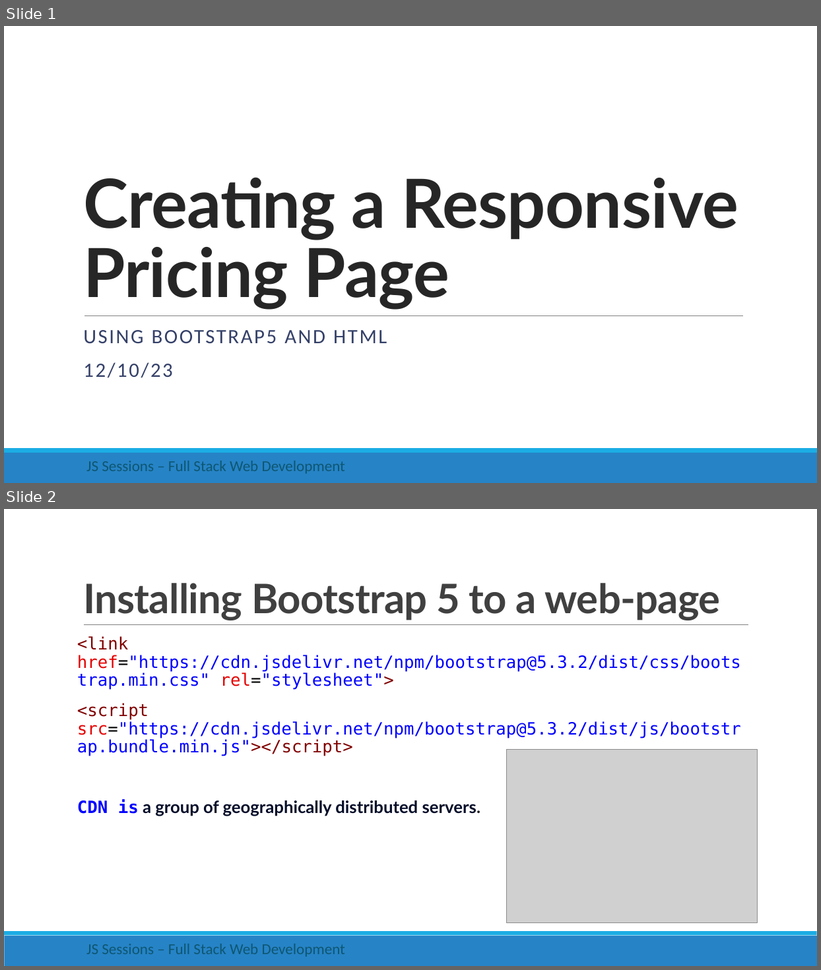
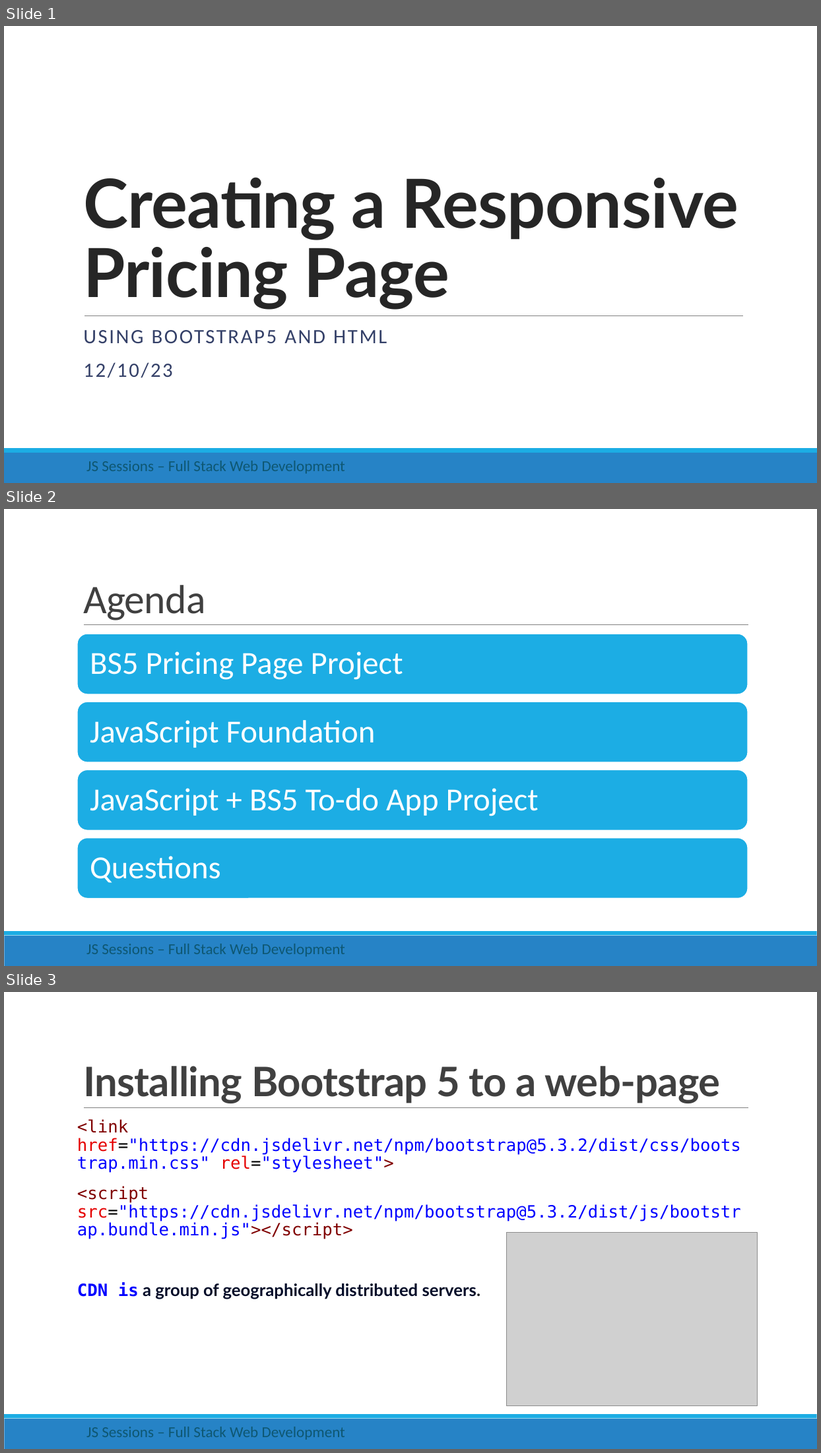
Before and after one commit to rishigujadhur1/Slides, a slide deck: ModernJS/Projects/BS5 Project.pptx. Shown one above the other, each under a label of ours: slides 1 and 2 before the commit, slides 1, 2 and 3 after it. The pictures are 821x970 and 821x1453 pixels, drawn with LibreOffice and Linux fonts; fonts in the diff are those of the drawing; grey boxes stand for pictures. Boxes give left, top, right and bottom in pixels: in the first picture for what was removed or moved away, otherwise in the second. Text is boxed around its words. In the diff, an @@ line names an element or a change of style, - is before the commit and + after.

```diff
--- a/ModernJS/Projects/BS5 Project.pptx
+++ b/ModernJS/Projects/BS5 Project.pptx
@@ slide 2 added at bbox=[4, 509, 817, 966], background #FFFFFF; not listed: 3 template elements that a slide beside it also shows @@
@@ title added at bbox=[83, 585, 206, 621], 48 pt, text #404040 @@
+Agenda
@@ group added at bbox=[77, 634, 748, 899]: 4 rounded rectangles, 4 texts @@
+BS5 Pricing Page Project
+JavaScript Foundation
+JavaScript + BS5 To-do App Project
+Questions
@@ text added at bbox=[86, 944, 345, 957], 18 pt, text #0E5772 @@
+JS Sessions – Full Stack Web Development
@@ what was slide 2 is now slide 3 @@
```
Also in this commit, not shown: 3 other files.
